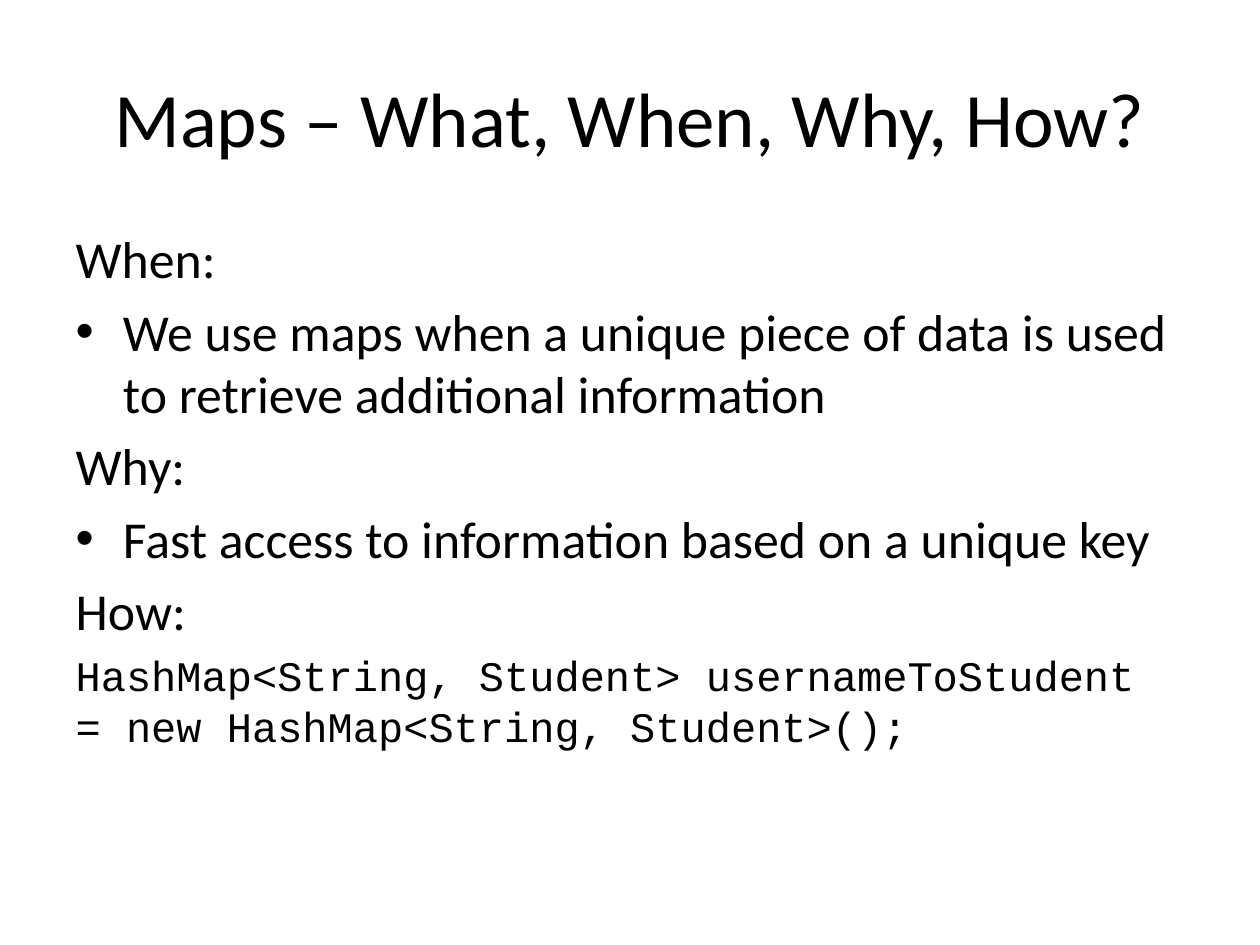
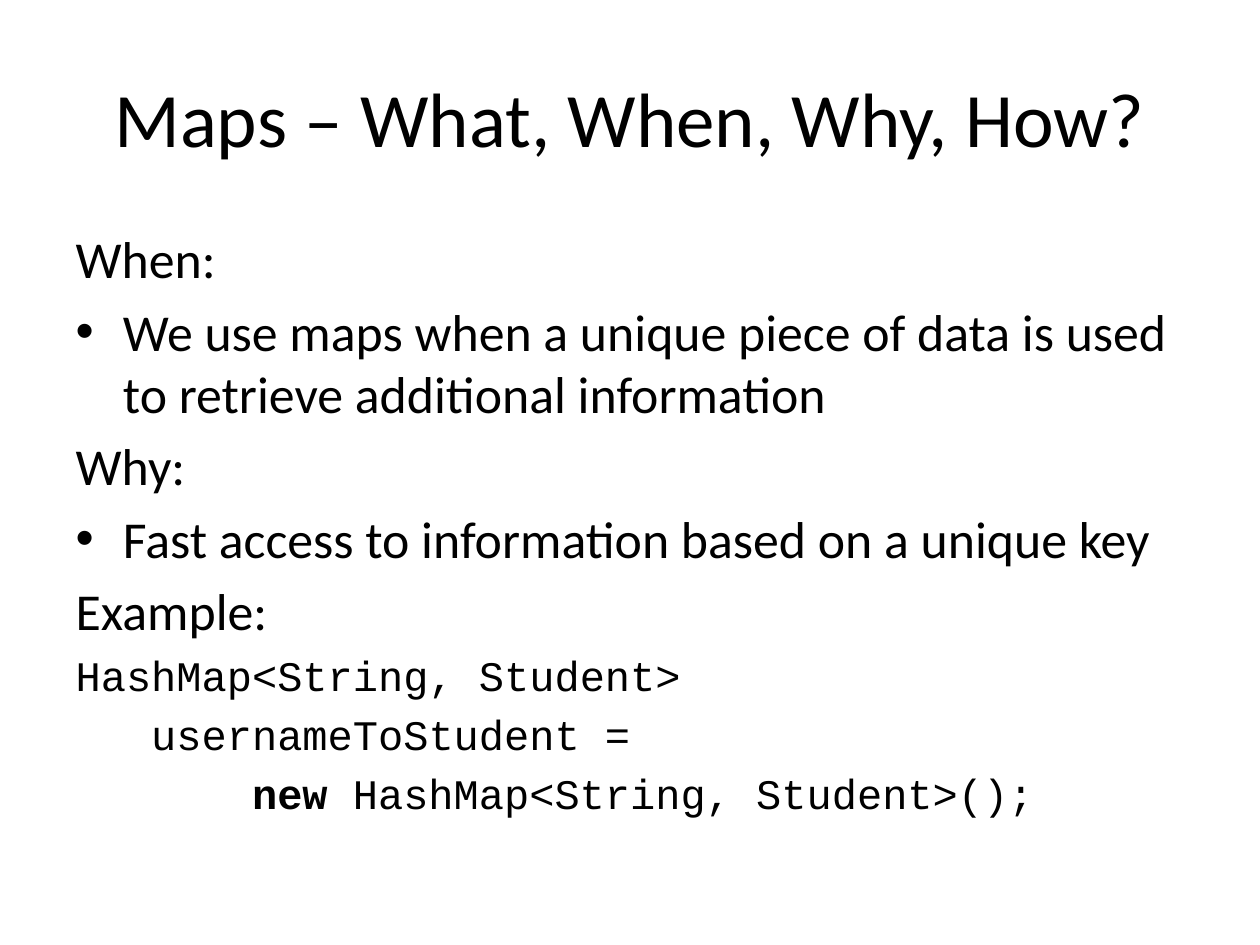
Before and after one commit to RHIT-CSSE/csse220, a slide deck: slide 48 of ClassMaterials/2DArraysAndMaps/Slides/2D Arrays and Maps.pptx (slide 46 before the commit). Drawn at 1260x945 pixels with LibreOffice and Linux fonts; fonts in the diff are those of the drawing. Boxes give left, top, right and bottom in pixels: in the first picture for what was removed or moved away, otherwise in the second. Text is boxed around its words. In the diff, an @@ line names an element or a change of style, - is before the commit and + after.

Commit message:
update 2DArraysMaps slides

```diff
--- a/ClassMaterials/2DArraysAndMaps/Slides/2D Arrays and Maps.pptx
+++ b/ClassMaterials/2DArraysAndMaps/Slides/2D Arrays and Maps.pptx
@@ text at (x1=76, y1=594, x2=1033, y2=818): text changed @@
-How:
-HashMap<String, Student> usernameToStudent = new HashMap<String, Student>();
+Example:
+HashMap<String, Student>
+usernameToStudent =
+new HashMap<String, Student>();
```
Also in this commit, not shown: 10 other slides changed, 4 slides added.
